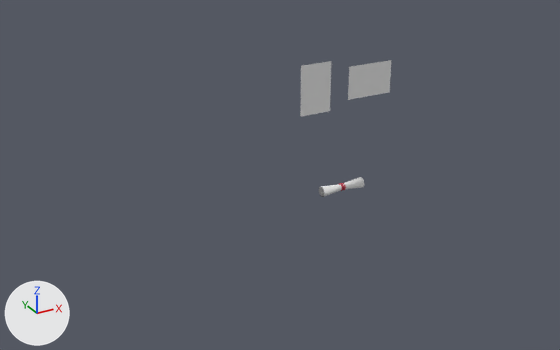
An edit to the FBX model Assets/Art/Models/Structures/Wall Mounts/Posters.fbx, drawn before and after from the same camera.
Rendered twice from a camera (50 mm lens) standing at (-5.98, -8.93, 4.96) and looking at (-1.19, -0.23, 0.61). Arrows for +X, +Y and +Z are at lower left; the lights stay in place. Where no turn or scale is listed for an object, it has been applied to the vertices.

In view in the first picture: 'Poster Horizontal', 'Poster Vertical'.
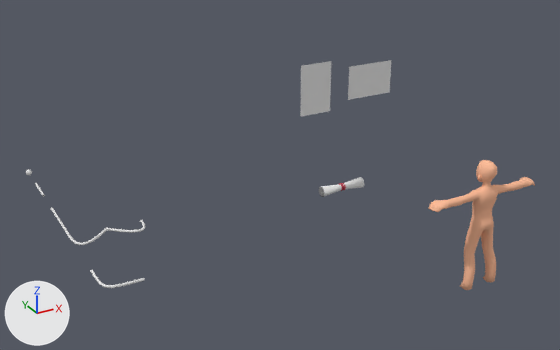
Diff of the bpy script that builds the scene:
```diff
--- a/Assets/Art/Models/Structures/Wall Mounts/Posters.fbx.py
+++ b/Assets/Art/Models/Structures/Wall Mounts/Posters.fbx.py
@@ mat_skin @@
+mat_skin = principled_material('Skin')
+mat_skin.base_color = (1.0, 0.511, 0.317)  # beige #ffbd99
+mat_skin.roughness = 1.0
@@ mat_eye @@
+mat_eye = principled_material('Eye')
+mat_eye.base_color = (0.363, 0.125, 0.0604)  # brown #a26346
@@ me_beziercurve_024 @@
+me_beziercurve_024.from_pydata(...)  # 66 vertices, 60 faces; spans x -0.018..0.5, y -0.018..0.5, z 0.0..0.031
@@ me_body_036 @@
+me_body_036.from_pydata(...)  # 1113 vertices, 1074 faces; spans x -0.76..0.76, y -0.09..0.18, z 0.0..1.58
+# faces by material slot: [1072, 2]
+me_body_036.materials.append(mat_skin)  # beige #ffbd99
+me_body_036.materials.append(mat_eye)  # brown #a26346
@@ me_beziercurve_029 @@
+me_beziercurve_029.from_pydata(...)  # 66 vertices, 60 faces; spans x -1.025..0.036, y 0.436..1.025, z 0.0..0.063
@@ me_beziercurve_030 @@
+me_beziercurve_030.from_pydata(...)  # 66 vertices, 60 faces; spans x -0.513..0.018, y 0.218..0.513, z 0.0..0.031
@@ me_beziercurve_025 @@
+me_beziercurve_025.from_pydata([(-0.009, -0.5, 0.031), (0.009, -0.5, 0.031), (0.018, -0.5, 0.016), (0.009, -0.5, 0.0), (-0.009, -0.5, 0.0), (-0.018, -0.5, 0.016), (-0.009, 0.5, 0.031), (0.009, 0.5, 0.031), (0.018, 0.5, 0.016), (0.009, 0.5, 0.0), (-0.009, 0.5, 0.0), (-0.018, 0.5, 0.016)], [], [(0, 6, 11, 5), (1, 7, 6, 0), (2, 8, 7, 1), (3, 9, 8, 2), (4, 10, 9, 3), (5, 11, 10, 4)])
@@ ob_beziercurve_009 @@
+ob_beziercurve_009 = bpy.data.objects.new('BezierCurve.009', me_beziercurve_024)
+ob_beziercurve_009.location = (-4.0, -1.0, 0.0)
@@ ob_human @@
+ob_human = bpy.data.objects.new('Human', me_body_036)
+ob_human.location = (0.0, -3.0, 0.0)
@@ ob_beziercurve_015 @@
+ob_beziercurve_015 = bpy.data.objects.new('BezierCurve.015', me_beziercurve_029)
+ob_beziercurve_015.location = (-4.0, 0.0, 0.0)
+ob_beziercurve_015.rotation_euler = (3.142, 0.0, 0.0)  # degrees (180, 0, 0)
+ob_beziercurve_015.scale = (-0.5, -0.5, -0.5)
@@ ob_beziercurve_016 @@
+ob_beziercurve_016 = bpy.data.objects.new('BezierCurve.016', me_beziercurve_030)
+ob_beziercurve_016.location = (-3.0, 0.0, 0.0)
@@ ob_beziercurve_011 @@
+ob_beziercurve_011 = bpy.data.objects.new('BezierCurve.011', me_beziercurve_025)
+ob_beziercurve_011.location = (-4.0, 1.0, 0.0)
```

Location of each change, [x1, y1, x2, y2] in pixels of the pictures (560 x 350 px):
'Human', added (brown)
    after: [429, 160, 535, 290]
'BezierCurve.009', added
    after: [90, 270, 144, 288]
'BezierCurve.015', added
    after: [69, 228, 107, 245]
'BezierCurve.016', added
    after: [107, 220, 145, 233]
'BezierCurve.011', added
    after: [51, 208, 71, 237]
